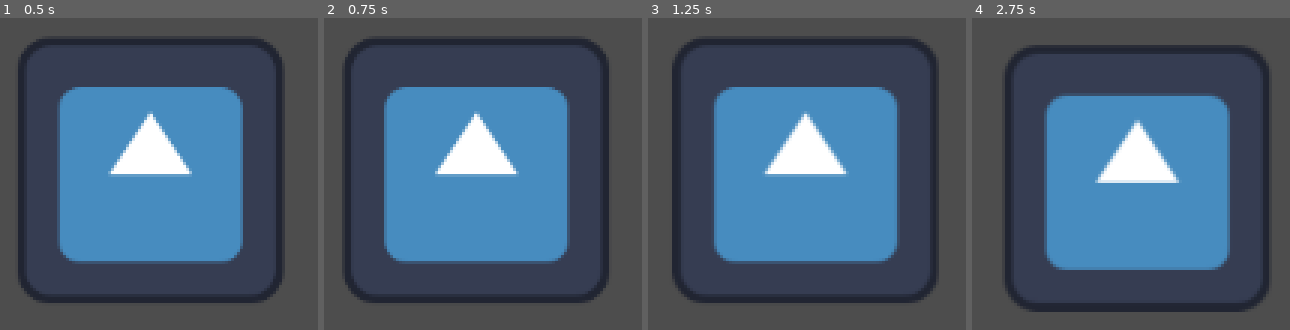
Above: before the commit, frames 1-4 (left to right).
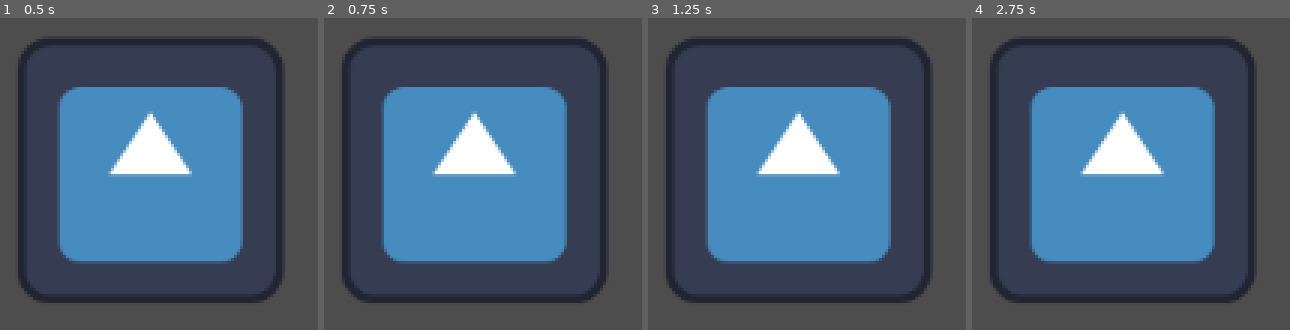
Above: after the commit, the same moments.

Repository: Dorfultariant/FoGD_week_1
Game: Godot game, scene res://Scenes/main.tscn
The game is run twice, just before and just after one commit, with the same random seed, the same clock (stepped at 60 frames per second) and the same inputs. The engine's default icon, where the game draws it, is replaced by a stand-in: a white triangle on a blue panel in a dark square.
Inputs:
- Up to frame 1 (0.5 s): no input
- Up to frame 2 (0.75 s): tap Enter at 0.5 s; hold D (right) from 0.53 s (still down)
- Up to frame 3 (1.25 s): keep holding D (right)
- Up to frame 4 (2.75 s): tap Space at 1.25 s; release D (right) at 1.28 s; hold S (down) 1.28-2.03 s; hold D (right) from 2.03 s (still down)

Frame 1 is identical in both runs. In frame 2, 2.6% of the frame differs, in the area x 6-89%, y 11-87%; in frame 3, 11%; in frame 4, 26%, in the area x 5-94%, y 6-95%.

Commit message:
Dropped to zero just to test their tests

Diff:
--- a/Scripts/main.gd
+++ b/Scripts/main.gd
@@ -1,7 +1,7 @@
 extends Node
 
 
-const SPEED : int = 5
+const SPEED : int = 0
 
 @onready var ICON : Sprite2D = $Icon
 
